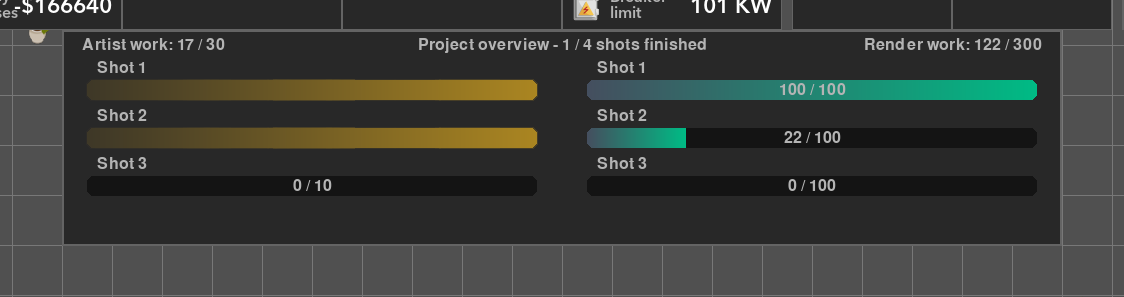
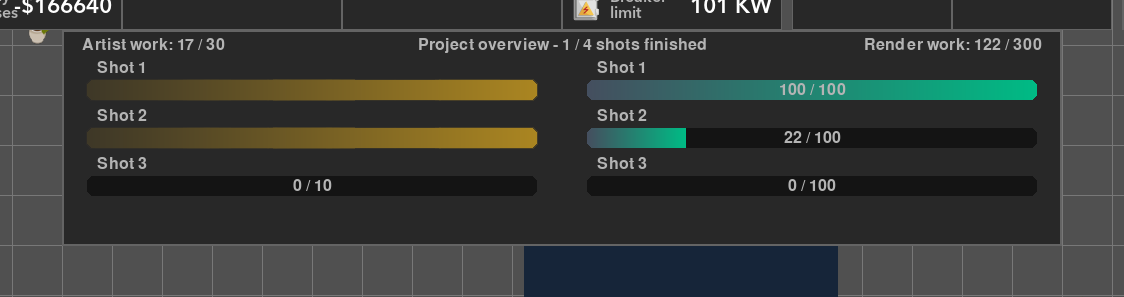
Layered file, before and after one edit (1124 × 297). Changes by layer:
added layer "Layer 3" above "Group 1" over <box>524,246,838,297</box>
